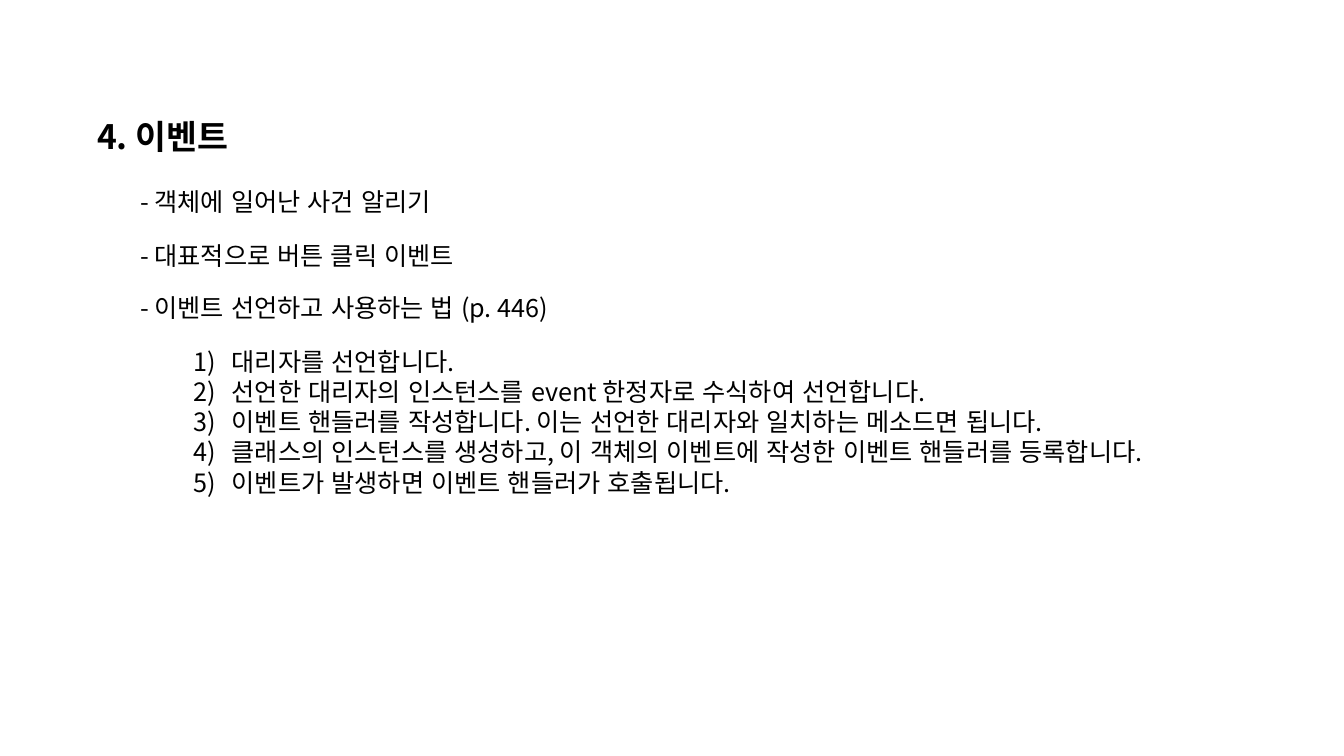
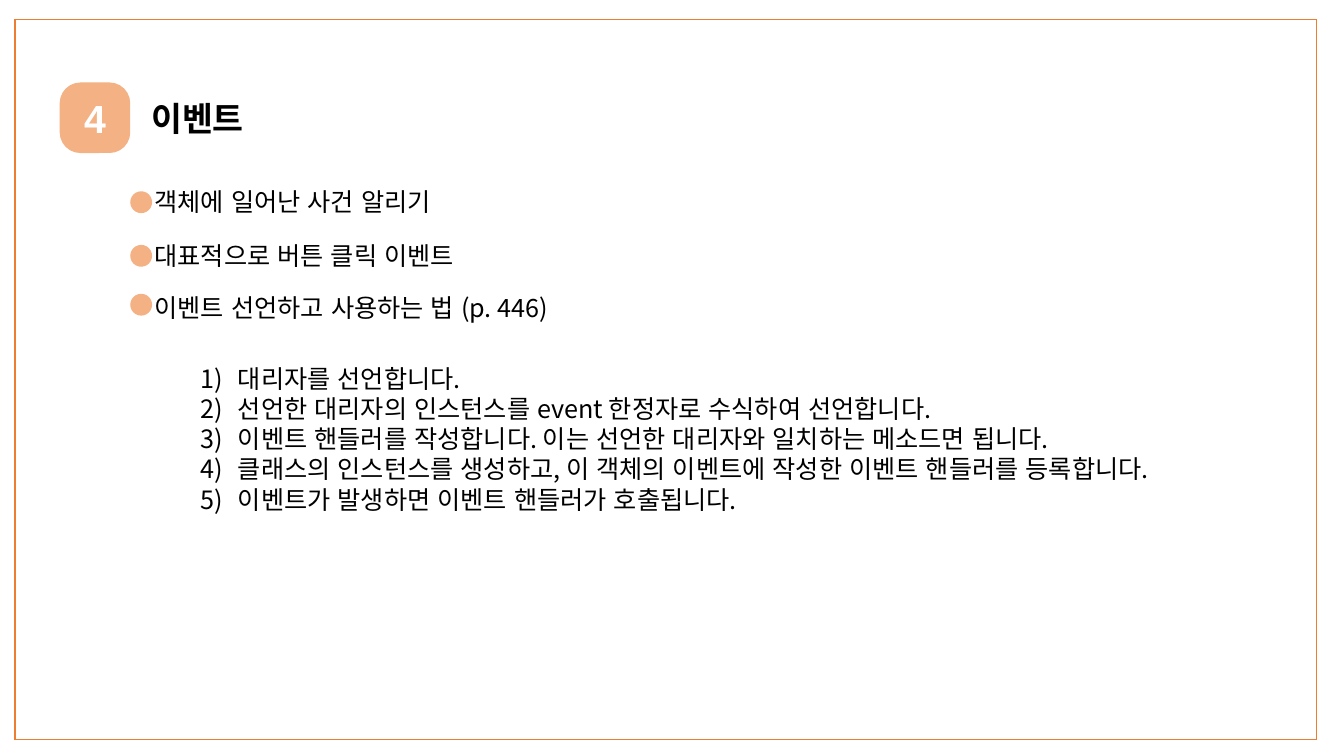
Before and after one commit to WooyongLee/TestApp-CsharpWpf, a slide deck: slide 9 of DelegateExample/DelegateEvent발표준비.pptx. Drawn at 1344x756 pixels with LibreOffice and Linux fonts; fonts in the diff are those of the drawing. Boxes give left, top, right and bottom in pixels: in the first picture for what was removed or moved away, otherwise in the second. Text is boxed around its words. In the diff, an @@ line names an element or a change of style, - is before the commit and + after.

```diff
--- a/DelegateExample/DelegateEvent발표준비.pptx
+++ b/DelegateExample/DelegateEvent발표준비.pptx
@@ rectangle added at bbox=[15, 19, 1317, 740], outline #ED7D31 1 pt @@
@@ rounded rectangle added at bbox=[59, 83, 130, 153], fill #F4B183, 28 pt, text #FFFFFF, bold @@
+4
@@ text at bbox=[151, 102, 244, 134]: text changed @@
-4. 이벤트
+이벤트
@@ ellipse added at bbox=[130, 192, 152, 214], fill #F4B183 @@
@@ ellipse added at bbox=[130, 245, 152, 267], fill #F4B183 @@
@@ ellipse added at bbox=[130, 293, 152, 316], fill #F4B183 @@
@@ text "대리자를 선언합니다.": place and size @@
-text "대리자를 선언합니다." at bbox=[232, 350, 1142, 494]
+text "대리자를 선언합니다." at bbox=[238, 367, 1149, 511]
```
Also in this commit, not shown: 10 other slides changed.
